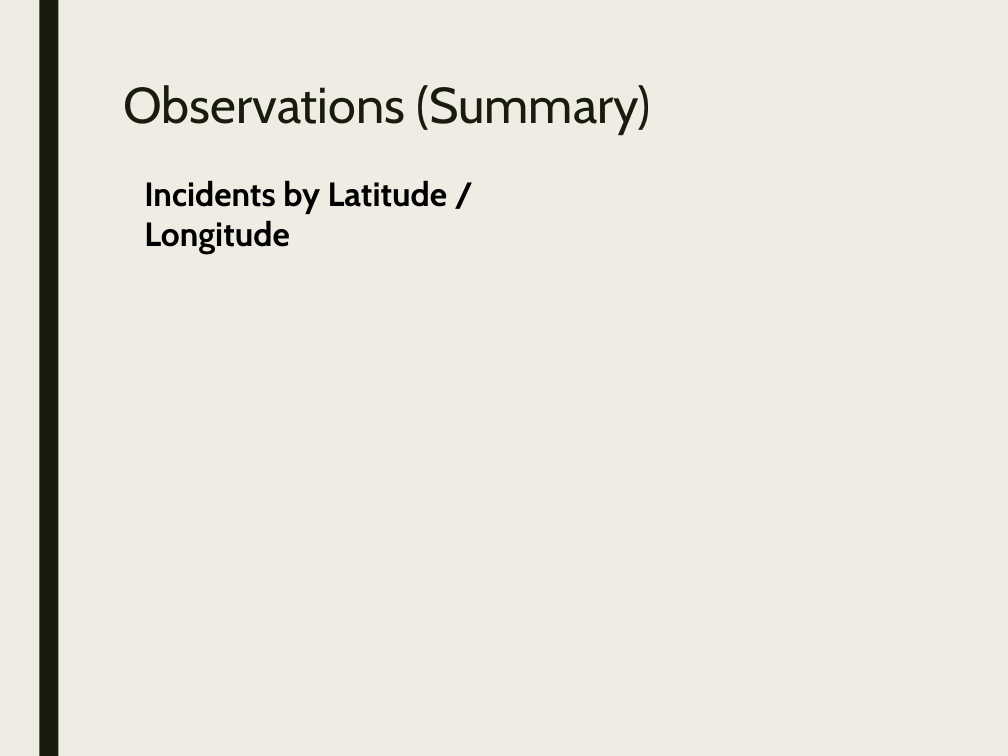
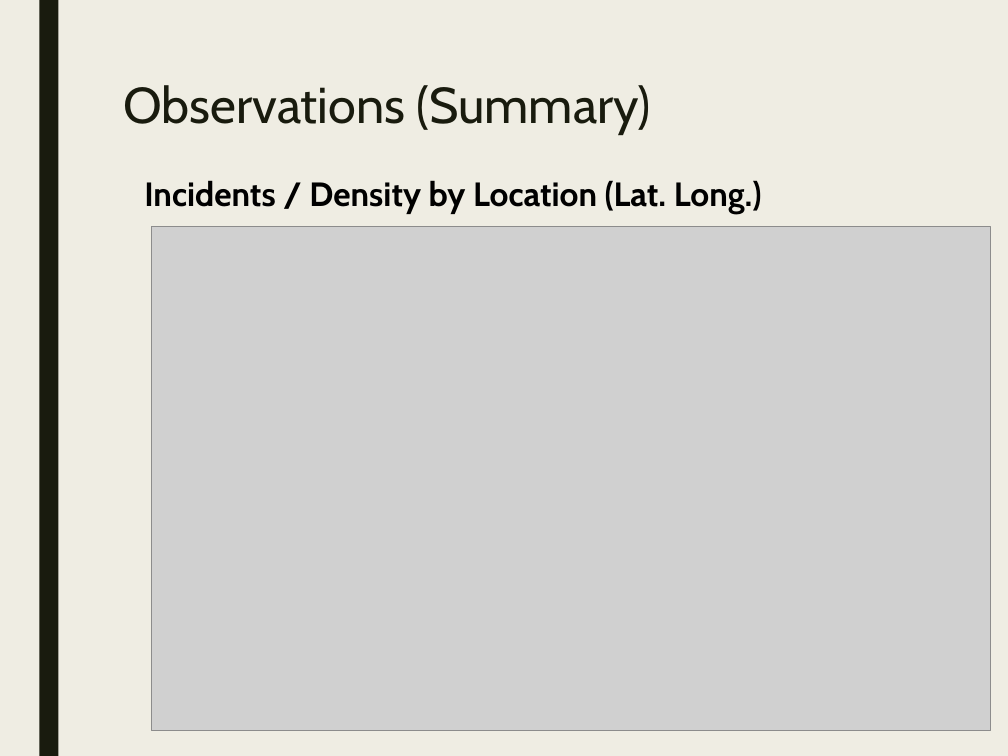
Before and after one commit to stats-learning-fall2019/final-project, a slide deck: slide 5 of presentation/gtdb-final-presentation.pptx. Drawn at 1008x756 pixels with LibreOffice and Linux fonts; fonts in the diff are those of the drawing; grey boxes stand for pictures. Boxes give left, top, right and bottom in pixels: in the first picture for what was removed or moved away, otherwise in the second. Text is boxed around its words. In the diff, an @@ line names an element or a change of style, - is before the commit and + after.

```diff
--- a/presentation/gtdb-final-presentation.pptx
+++ b/presentation/gtdb-final-presentation.pptx
@@ text at [144, 180, 762, 214]: text changed @@
-Incidents by Latitude / Longitude
+Incidents / Density by Location (Lat. Long.)
@@ picture added at [151, 227, 991, 731] @@
```
Also in this commit, not shown: 1 other slide changed, 1 slide added.
